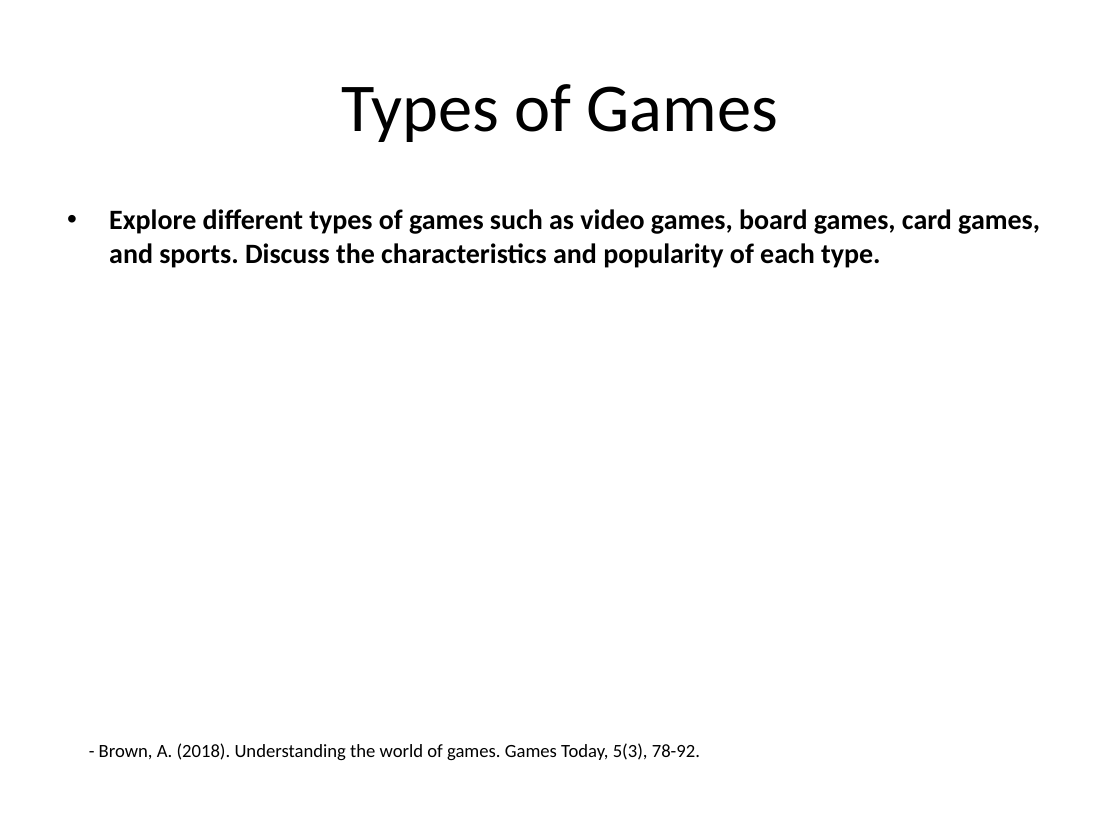
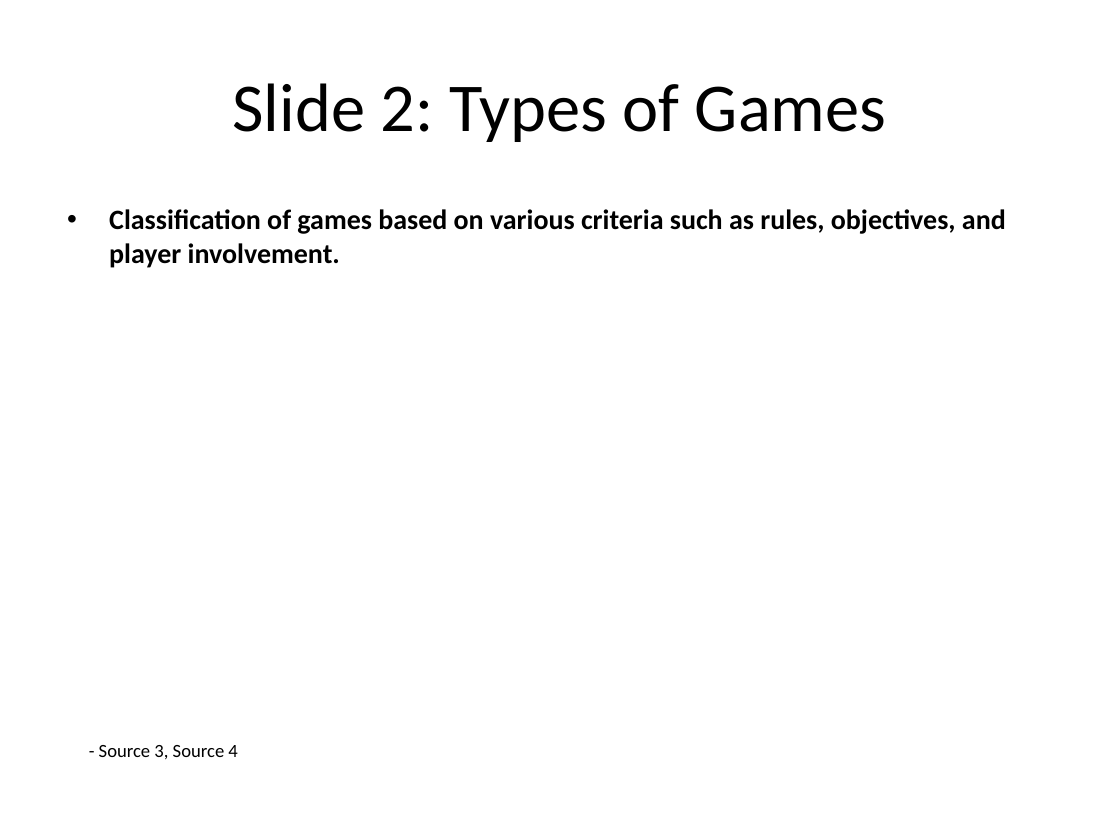
Before and after one commit to infrasvc-magang/test, a slide deck: slide 3 of backend/project/PPTX/Game_presentation.pptx. Drawn at 1120x840 pixels with LibreOffice and Linux fonts; fonts in the diff are those of the drawing. Boxes give left, top, right and bottom in pixels: in the first picture for what was removed or moved away, otherwise in the second. Text is boxed around its words. In the diff, an @@ line names an element or a change of style, - is before the commit and + after.

```diff
--- a/backend/project/PPTX/Game_presentation.pptx
+++ b/backend/project/PPTX/Game_presentation.pptx
@@ title at (233,83,886,142): text changed @@
-Types of Games
+Slide 2: Types of Games
@@ text at (109,209,1006,268): text changed @@
-• Explore different types of games such as video games, board games, card games, and sports. Discuss the characteristics and popularity of each type.
+• Classification of games based on various criteria such as rules, objectives, and player involvement.
@@ text at (99,745,237,759): text changed @@
-- Brown, A. (2018). Understanding the world of games. Games Today, 5(3), 78-92.
+- Source 3, Source 4
```
Also in this commit, not shown: 7 other slides changed, 2 slides added, 2 slides removed, 18 other files.
